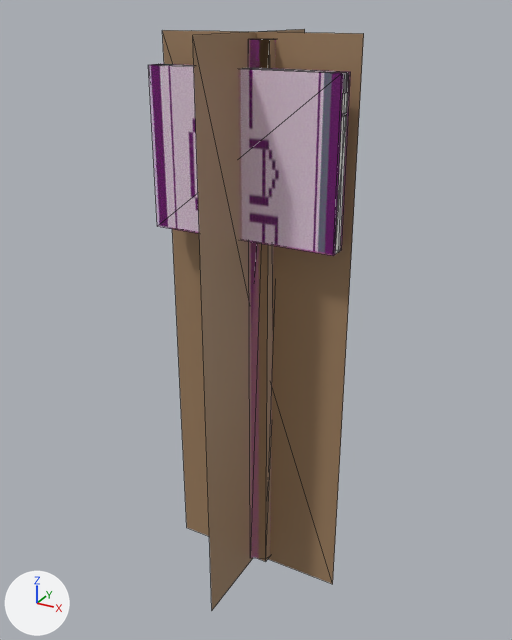
The COLLADA model beamng-props/lap-signs/export/dae/lapsign_05.dae, before and after one commit.
The view is the same before and after, from a 50 mm lens placed at (0.848, -1.542, 1.564), pointed at (-0.008, 0.014, 0.786). The lights are fixed; the arrows at lower left show +X, +Y and +Z. The first picture is the older version. Mesh edges are drawn as thin lines. Where no turn or scale is listed for an object, it has been applied to the vertices.

The scene before the commit, as lines of its bpy script (objects in view):
```python
me_colmesh_sign_1 = bpy.data.meshes.new('Colmesh_sign-1')
me_colmesh_sign_1.from_pydata(...)  # a box spanning x -0.25..0.25, y -0.082..-0.032, z 1.04..1.44
me_colmesh_sign_1.materials.append(mat_colmesh_material)  # pink #ff00ff
me_lapsign_05_a50 = bpy.data.meshes.new('lapsign_05_a50')
me_lapsign_05_a50.from_pydata([(-0.26, 0.0, -0.01), (0.26, 0.0, -0.01), (0.26, 0.0, 1.51), (-0.26, 0.0, 1.51), (0.0, -0.26, -0.01), (0.0, 0.26, -0.01), (0.0, 0.26, 1.51), (0.0, -0.26, 1.51)], [], [(1, 3, 0), (5, 7, 4), (1, 2, 3), (5, 6, 7)])
me_lapsign_05_a50.materials.append(mat_wood_117)  # brown #a08161
me_lapsign_05_a800 = bpy.data.meshes.new('lapsign_05_a800')
me_lapsign_05_a800.from_pydata(...)  # a box spanning x -0.05..0.05, y -0.03..0.07, z 0.0..1.5, material slot 0; a box spanning x -0.25..0.25, y -0.07..-0.04, z 1.04..1.44, material slot 1
me_lapsign_05_a800.materials.append(mat_wood_117)  # brown #a08161
me_lapsign_05_a800.materials.append(mat_sign_117)  # picture img_lap_05_png
ob_colmesh_sign_1 = bpy.data.objects.new('Colmesh_sign-1', me_colmesh_sign_1)
ob_colmesh_sign_1.location = (0.0, 0.0, 0.0)
ob_lapsign_05_a50 = bpy.data.objects.new('lapsign_05_a50', me_lapsign_05_a50)
ob_lapsign_05_a50.location = (0.0, 0.0, 0.0)
ob_lapsign_05_a800 = bpy.data.objects.new('lapsign_05_a800', me_lapsign_05_a800)
ob_lapsign_05_a800.location = (0.0, 0.0, 0.0)
# also in view: 'Colmesh_post-1' at (0.0, 0.023, 0.75)
```
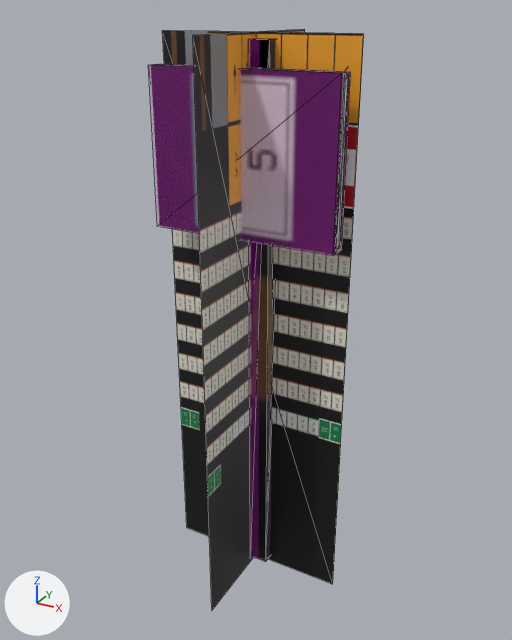
Pixel boxes [x1, y1, x2, y2] of what changed, in the pictures (512 x 640 px):
```json
{"object": "lapsign_05_a50", "change": "recoloured", "before": [162, 29, 364, 610], "after": [162, 29, 364, 610], "on screen": "brown to grey"}
{"part": 1, "of": "me_lapsign_05_a800", "change": "recoloured", "before": [259, 39, 275, 561], "after": [259, 39, 275, 561]}
{"part": 2, "of": "me_lapsign_05_a800", "change": "recoloured", "before": [157, 64, 349, 254], "after": [157, 64, 349, 254]}
```

Edits to the scene script, one JSON object a line:
```json
{"op": "add", "block": "img_sign_atlas_2048_png", "code": ["img_sign_atlas_2048_png = load_image('sign_atlas_2048.png', 'sign_atlas_2048.png', 2048, 2048, 'sRGB')"]}
{"op": "add", "block": "mat_parkersignatlas", "code": ["mat_parkersignatlas = principled_material('ParkerSignAtlas')", "mat_parkersignatlas.texture = img_sign_atlas_2048_png", "mat_parkersignatlas.metallic = 0.05"]}
{"block": "me_lapsign_05_a800", "where": "me_lapsign_05_a800.from_pydata(...)  # 16 vertices, 24 faces; spans x -0.25..0.25, y -0.07..0.07, z 0.0..1.5"}
{"block": "me_lapsign_05_a800", "where": "# used by ob_lapsign_05_a800; location = (0.0, 0.0, 0.0)"}
{"block": "me_lapsign_05_a800", "change": "me_lapsign_05_a800 part 1: 12 faces spanning x -0.05..0.05, y -0.03..0.07, z 0.0..1.5 switch from mat_wood_117 (brown #a08161) to mat_parkersignatlas (picture img_sign_atlas_2048_png)"}
{"block": "me_lapsign_05_a800", "change": "me_lapsign_05_a800 part 2: 12 faces spanning x -0.25..0.25, y -0.07..-0.04, z 1.04..1.44 switch from mat_sign_117 (picture img_lap_05_png) to mat_parkersignatlas (picture img_sign_atlas_2048_png)"}
{"block": "me_lapsign_05_a50", "where": "me_lapsign_05_a50.from_pydata(...)  # 8 vertices, 4 faces; spans x -0.26..0.26, y -0.26..0.26, z -0.01..1.51"}
{"op": "remove", "block": "me_lapsign_05_a50", "code": "me_lapsign_05_a50.materials.append(mat_wood_117)  # brown #a08161"}
{"op": "add", "block": "me_lapsign_05_a50", "code": "me_lapsign_05_a50.materials.append(mat_parkersignatlas)  # picture img_sign_atlas_2048_png"}
```
